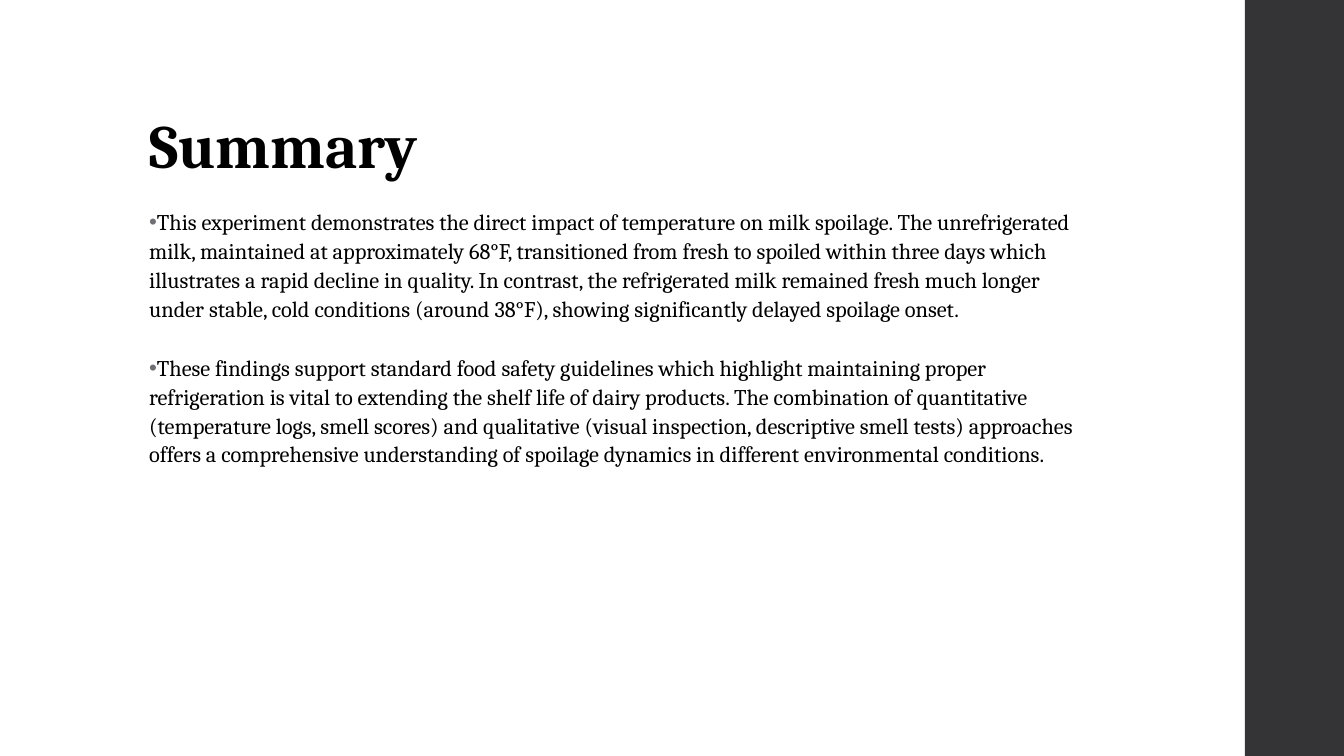
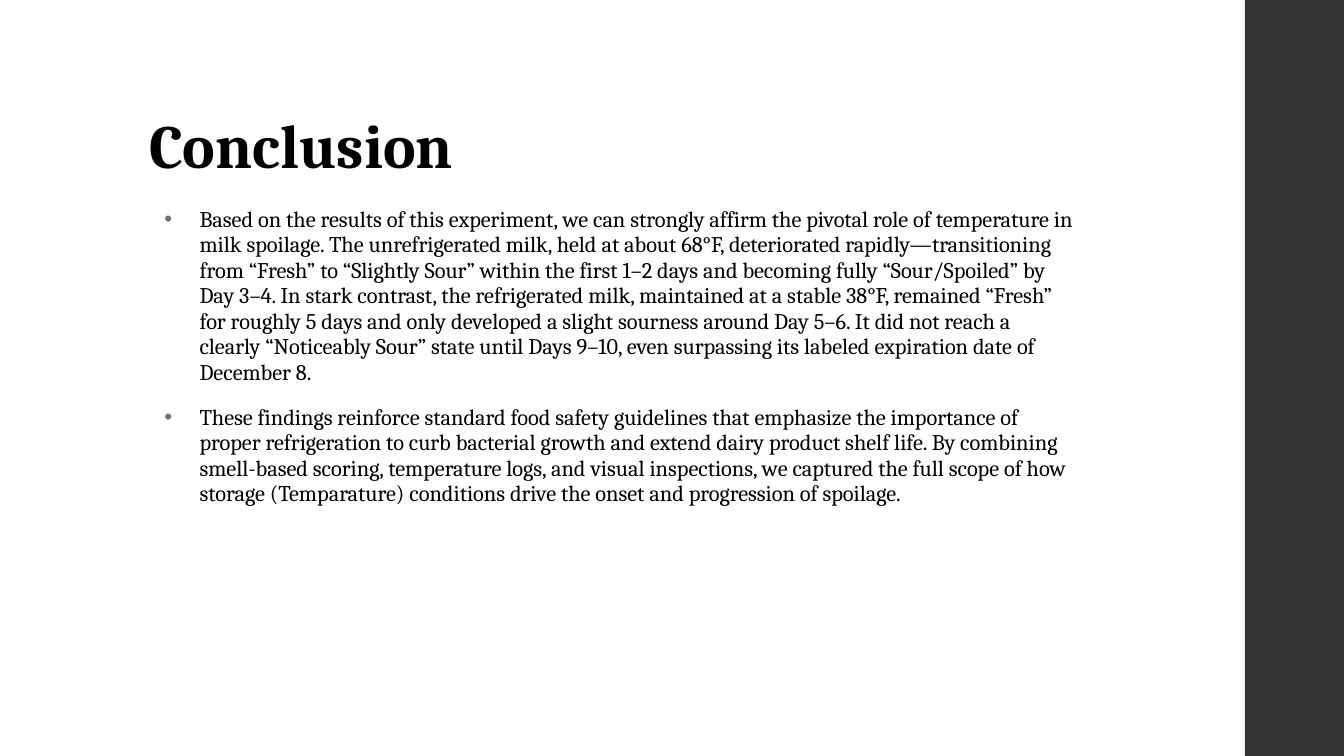
Before and after one commit to NahomAbera/Smart-Milk-Spoilage-Detection-Experiment-Data-Analysis, a slide deck: slide 14 of Project Presentation/Project Presentation.pptx (slide 12 before the commit). Drawn at 1344x756 pixels with LibreOffice and Linux fonts; fonts in the diff are those of the drawing. Boxes give left, top, right and bottom in pixels: in the first picture for what was removed or moved away, otherwise in the second. Text is boxed around its words. In the diff, an @@ line names an element or a change of style, - is before the commit and + after.

```diff
--- a/Project Presentation/Project Presentation.pptx
+++ b/Project Presentation/Project Presentation.pptx
@@ title at (149,125,453,169): text changed @@
-Summary
+Conclusion
@@ text at (200,211,1073,506): text changed @@
-• This experiment demonstrates the direct impact of temperature on milk spoilage. The unrefrigerated milk, maintained at approximately 68°F, transitioned from fresh to spoiled within three days which illustrates a rapid decline in quality. In contrast, the refrigerated milk remained fresh much longer under stable, cold conditions (around 38°F), showing significantly delayed spoilage onset.
-• These findings support standard food safety guidelines which highlight maintaining proper refrigeration is vital to extending the shelf life of dairy products. The combination of quantitative (temperature logs, smell scores) and qualitative (visual inspection, descriptive smell tests) approaches offers a comprehensive understanding of spoilage dynamics in different environmental conditions.
+• Based on the results of this experiment, we can strongly affirm the pivotal role of temperature in milk spoilage. The unrefrigerated milk, held at about 68°F, deteriorated rapidly—transitioning from “Fresh” to “Slightly Sour” within the first 1–2 days and becoming fully “Sour/Spoiled” by Day 3–4. In stark contrast, the refrigerated milk, maintained at a stable 38°F, remained “Fresh” for roughly 5 days and only developed a slight sourness around Day 5–6. It did not reach a clearly “Noticeably Sour” state until Days 9–10, even surpassing its labeled expiration date of December 8.
+• These findings reinforce standard food safety guidelines that emphasize the importance of proper refrigeration to curb bacterial growth and extend dairy product shelf life. By combining smell-based scoring, temperature logs, and visual inspections, we captured the full scope of how storage (Temparature) conditions drive the onset and progression of spoilage.
```
Also in this commit, not shown: 7 other slides changed, 3 slides added, 1 slide removed.
